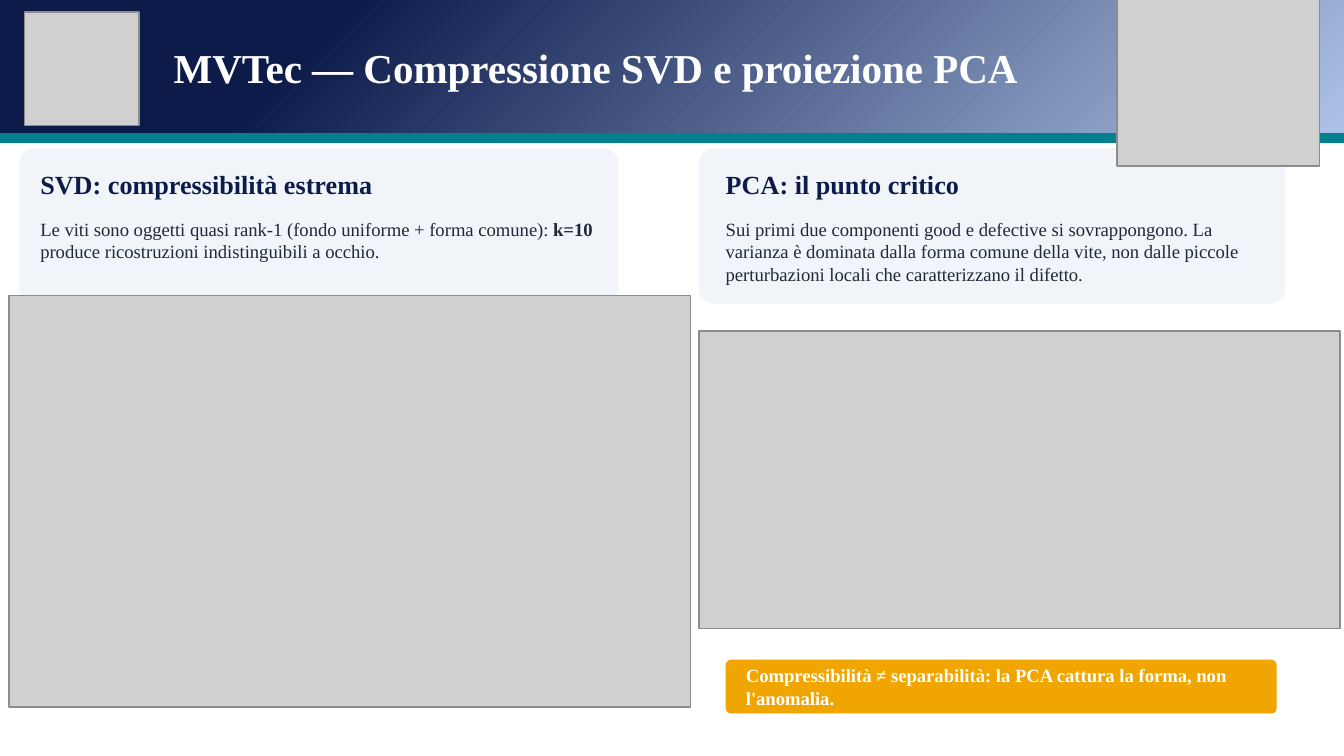
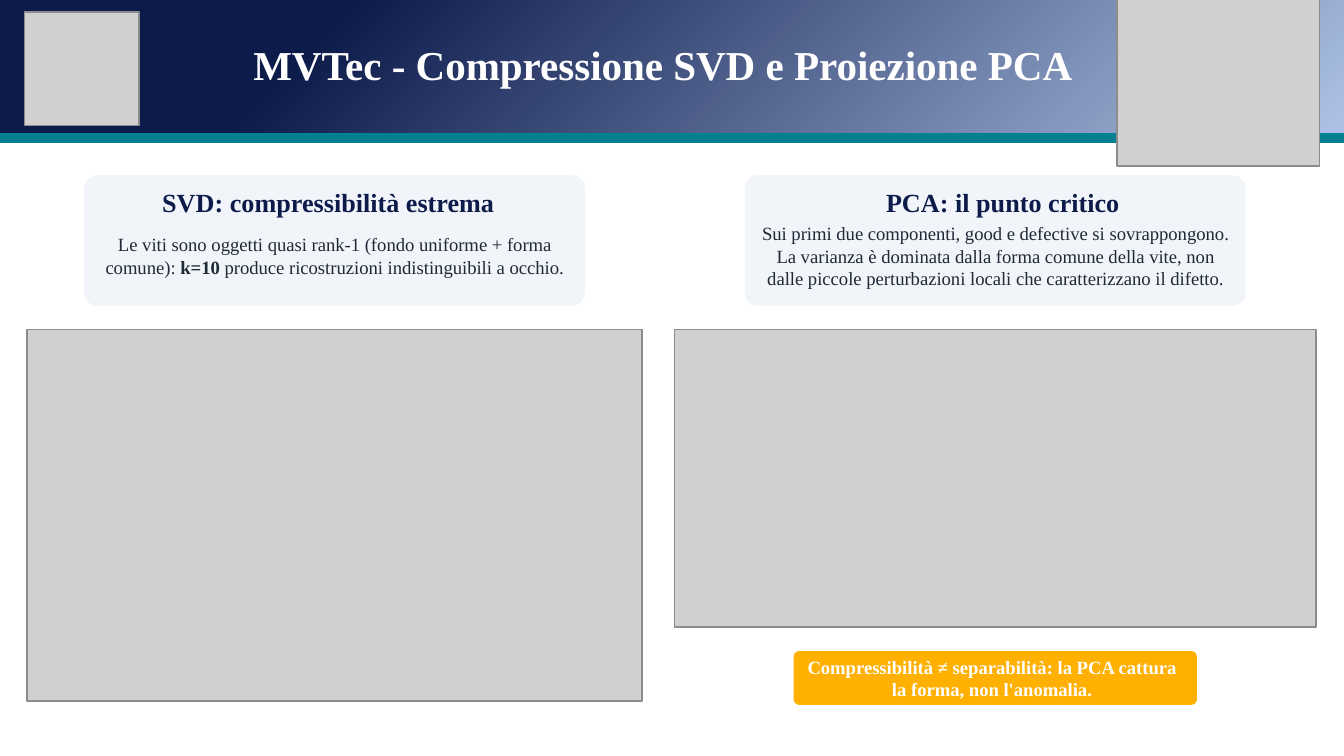
Before and after one commit to andreapatruno1/Image-Compression-and-Analysis, a slide deck: slide 19 of docs/SVD e PCA per l'analisi di immagini mediche.pptx. Drawn at 1344x756 pixels with LibreOffice and Linux fonts; fonts in the diff are those of the drawing; grey boxes stand for pictures. Boxes give left, top, right and bottom in pixels: in the first picture for what was removed or moved away, otherwise in the second. Text is boxed around its words. In the diff, an @@ line names an element or a change of style, - is before the commit and + after.

```diff
--- a/docs/SVD e PCA per l'analisi di immagini mediche.pptx
+++ b/docs/SVD e PCA per l'analisi di immagini mediche.pptx
@@ text at <box>253,51,1072,88</box>: text changed @@
-MVTec — Compressione SVD e proiezione PCA
+MVTec - Compressione SVD e Proiezione PCA
@@ rounded rectangle: place and size @@
-rounded rectangle at <box>19,148,618,304</box>
+rounded rectangle at <box>85,175,586,305</box>
@@ rounded rectangle: place and size @@
-rounded rectangle at <box>699,148,1285,304</box>
+rounded rectangle at <box>745,175,1246,305</box>
@@ text "SVD: compressibilità estrema": place and size @@
-text "SVD: compressibilità estrema" at <box>40,176,372,200</box>
+text "SVD: compressibilità estrema" at <box>162,194,494,218</box>
@@ text "PCA: il punto critico": place and size @@
-text "PCA: il punto critico" at <box>726,176,959,200</box>
+text "PCA: il punto critico" at <box>886,194,1119,218</box>
@@ text "Le viti sono oggetti quasi ...": place and size @@
-text "Le viti sono oggetti quasi ..." at <box>40,223,593,262</box>
+text "Le viti sono oggetti quasi ..." at <box>106,238,564,278</box>
@@ text "Le viti sono oggetti quasi ..." at <box>106,238,564,278</box>: alignment left to centre @@
@@ text at <box>762,227,1229,289</box>: text changed @@
-Sui primi due componenti good e defective si sovrappongono. La varianza è dominata dalla forma comune della vite, non dalle piccole perturbazioni locali che caratterizzano il difetto.
+Sui primi due componenti, good e defective si sovrappongono. La varianza è dominata dalla forma comune della vite, non dalle piccole perturbazioni locali che caratterizzano il difetto.
@@ picture: place and size @@
-picture at <box>9,296,691,707</box>
+picture at <box>27,329,642,700</box>
@@ picture: place and size @@
-picture at <box>699,331,1340,629</box>
+picture at <box>675,329,1316,628</box>
@@ rounded rectangle: place and size @@
-rounded rectangle at <box>726,660,1277,714</box>
+rounded rectangle at <box>794,652,1198,706</box>
@@ rounded rectangle at <box>794,652,1198,706</box>: fill #F0A500 to #FFB000 @@
@@ text "Compressibilità ≠ separabilità: la PCA ..." at <box>808,661,1177,699</box>: alignment left to centre @@
@@ text "Compressibilità ≠ separabilità: la PCA ...": place and size @@
-text "Compressibilità ≠ separabilità: la PCA ..." at <box>746,669,1226,706</box>
+text "Compressibilità ≠ separabilità: la PCA ..." at <box>808,661,1177,699</box>
```
Also in this commit, not shown: 10 other slides changed.
